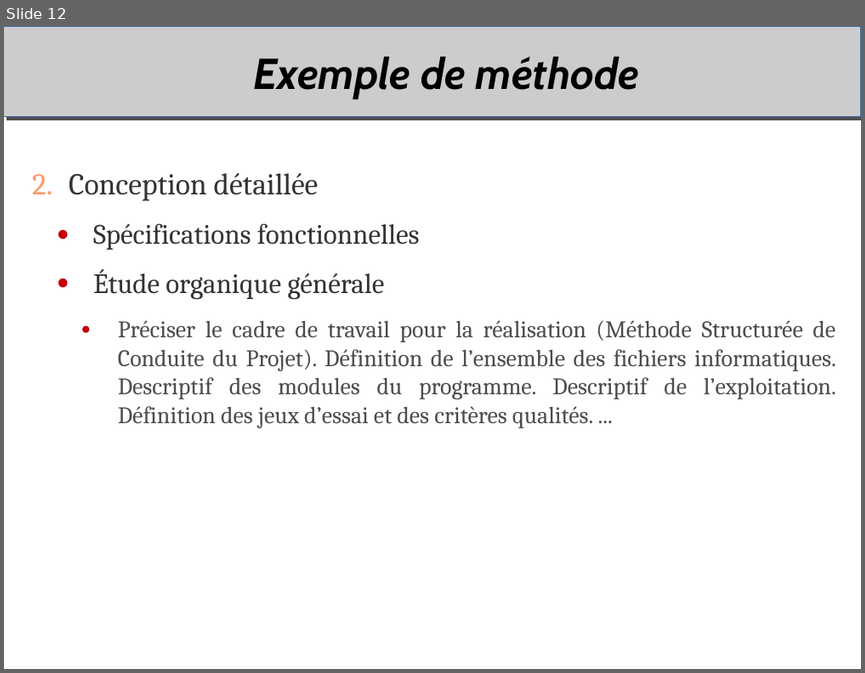
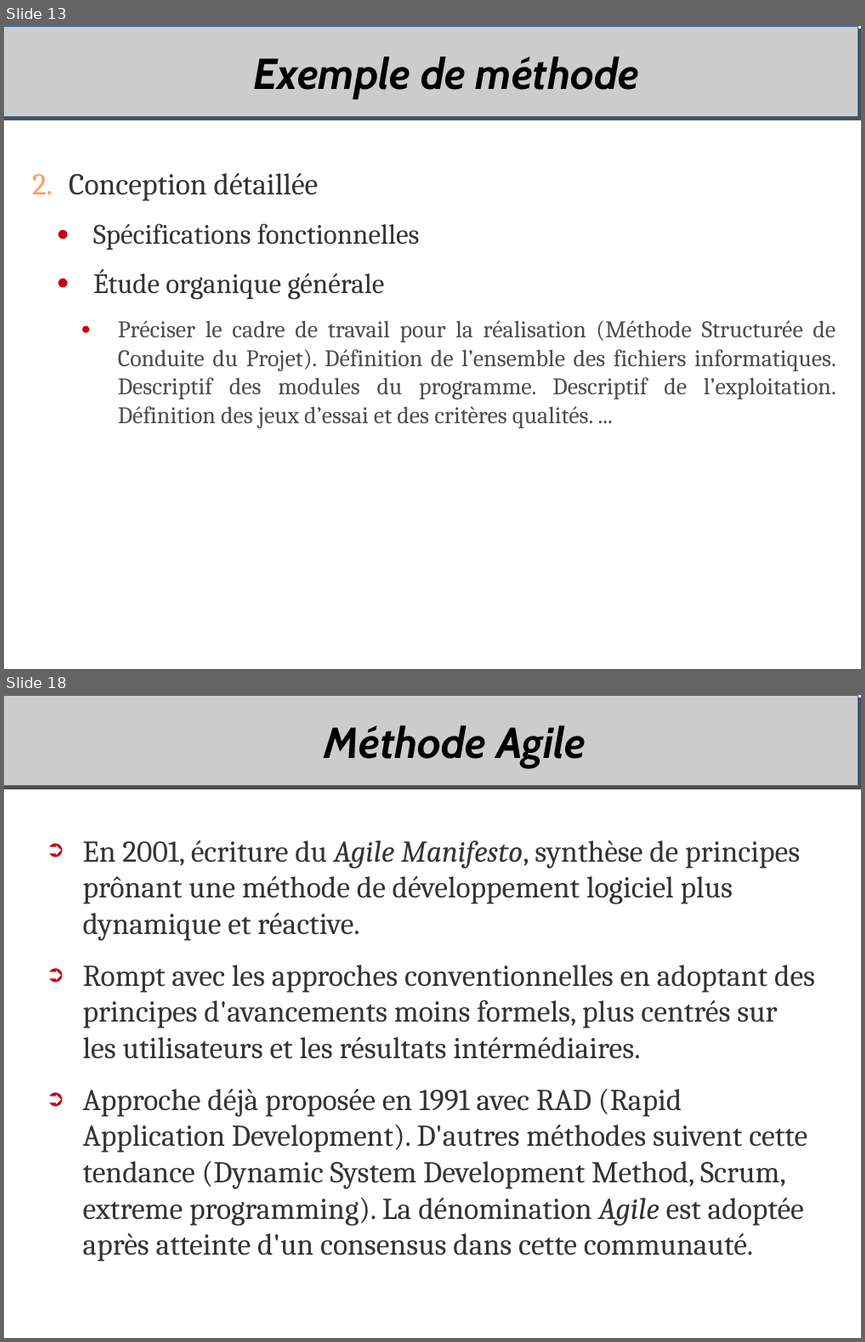
Before and after one commit to duanegris/texts, a slide deck: em-msi/it-s704/msi306-uml.odp. Shown one above the other, each under a label of ours: slide 12 before the commit, slides 13 and 18 after it; the slides between them are not shown. The pictures are 865x673 and 865x1342 pixels, drawn with LibreOffice and Linux fonts; fonts in the diff are those of the drawing; background and template pictures are left out. Boxes give left, top, right and bottom in pixels: in the first picture for what was removed or moved away, otherwise in the second. Text is boxed around its words. In the diff, an @@ line names an element or a change of style, - is before the commit and + after.

Commit message:
agile

```diff
--- a/em-msi/it-s704/msi306-uml.odp
+++ b/em-msi/it-s704/msi306-uml.odp
@@ slide 18 added at [4,695,861,1338], background #FFFFFF; not listed: 1 template element that a slide beside it also shows @@
@@ title added at [324,726,585,767], 40 pt, text #000000, bold, italic @@
+Méthode Agile
@@ text added at [83,840,815,1261], 28 pt, text #333333 @@
+➲ En 2001, écriture du Agile Manifesto, synthèse de principes prônant une méthode de développement logiciel plus dynamique et réactive.
+➲ Rompt avec les approches conventionnelles en adoptant des principes d'avancements moins formels, plus centrés sur les utilisateurs et les résultats intérmédiaires.
+➲ Approche déjà proposée en 1991 avec RAD (Rapid Application Development). D'autres méthodes suivent cette tendance (Dynamic System Development Method, Scrum, extreme programming). La dénomination Agile est adoptée après atteinte d'un consensus dans cette communauté.
@@ what was slide 12 is now slide 13 @@
@@ slide 13 changed as well @@
@@ rectangle: place and size @@
-rectangle at [4,26,861,117]
+rectangle at [4,26,857,117]
```
Also in this commit, not shown: 45 other slides changed, 10 other slides added.
